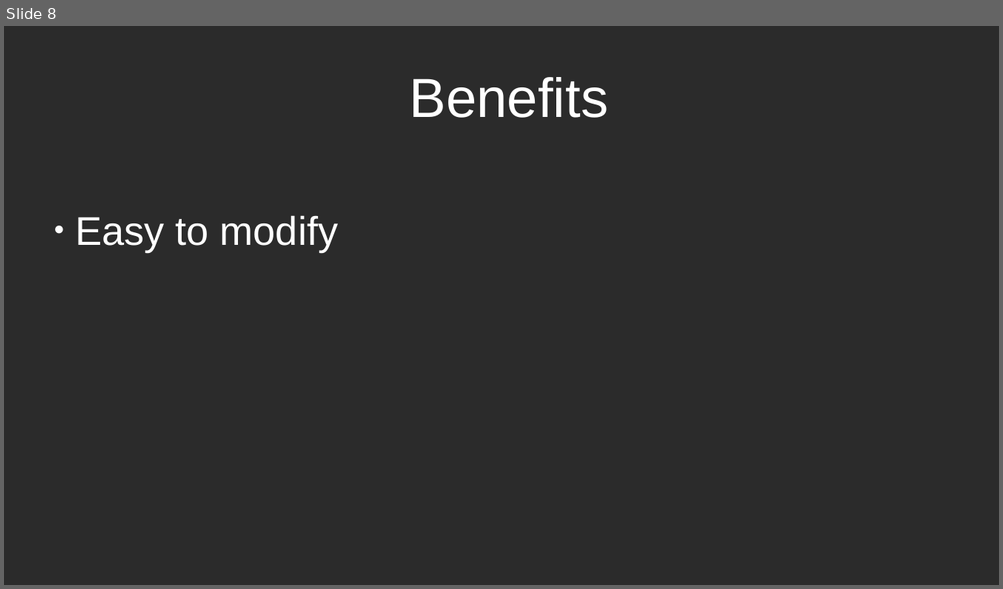
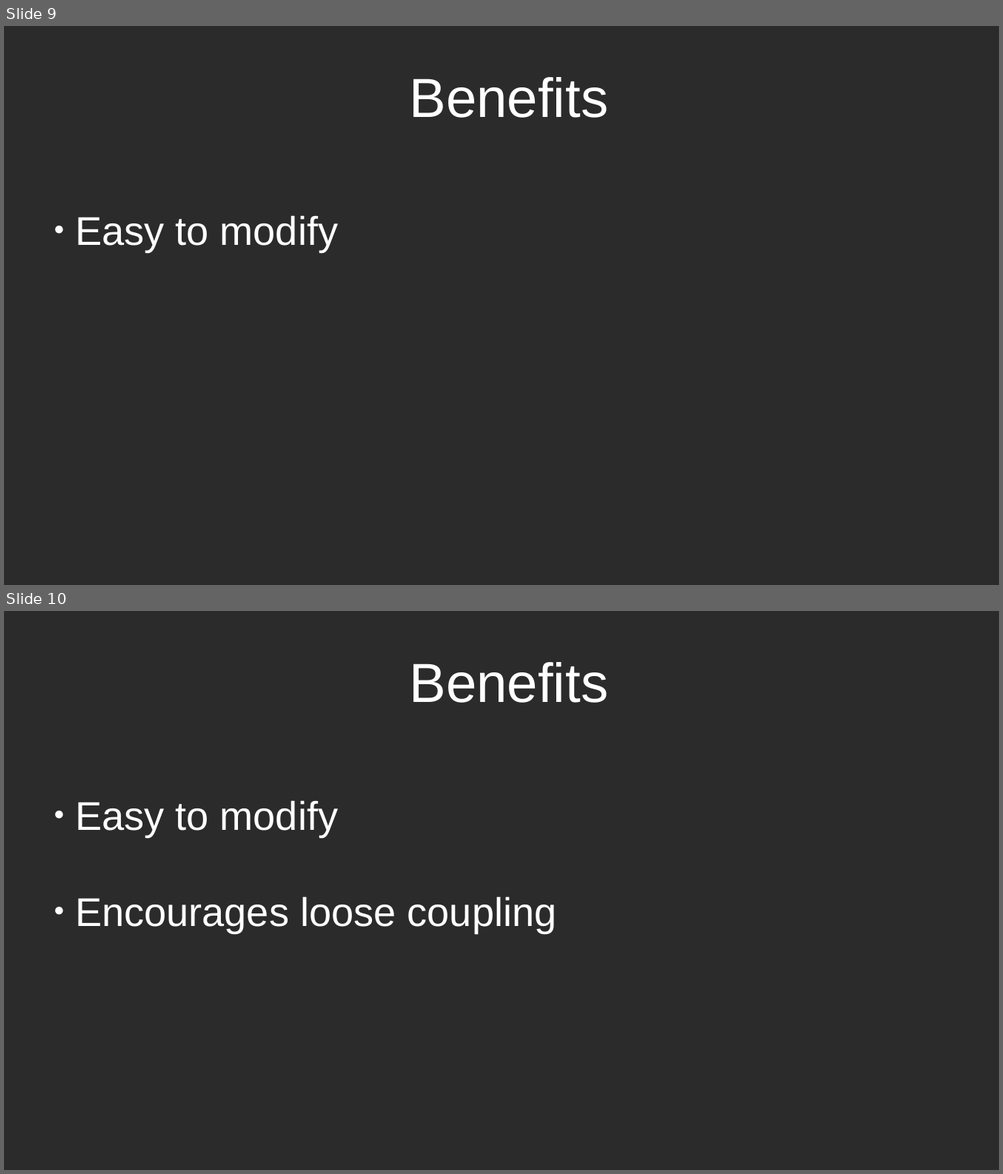
Before and after one commit to RayAndrade/JavaScriptStudy, a slide deck: Behavioral/ChainOfResponsibility/intro.odp. Shown one above the other, each under a label of ours: slide 8 before the commit, slides 9 and 10 after it. The pictures are 1003x589 and 1003x1174 pixels, drawn with LibreOffice and Linux fonts; fonts in the diff are those of the drawing; background and template pictures are left out; a plain dark background stands for a picture behind light text. Boxes give left, top, right and bottom in pixels: in the first picture for what was removed or moved away, otherwise in the second. Text is boxed around its words. In the diff, an @@ line names an element or a change of style, - is before the commit and + after.

```diff
--- a/Behavioral/ChainOfResponsibility/intro.odp
+++ b/Behavioral/ChainOfResponsibility/intro.odp
@@ slide 10 added at (4, 611, 999, 1170), background picture (left out) @@
@@ title added at (409, 662, 608, 703), 44 pt, text #FFFFFF @@
+Benefits
@@ text added at (75, 800, 557, 933), 32 pt, text #FFFFFF @@
+● Easy to modify
+● Encourages loose coupling
@@ what was slide 8 is now slide 9 @@
```
Also in this commit, not shown: 3 other slides added, 1 slide removed, 5 other files.
